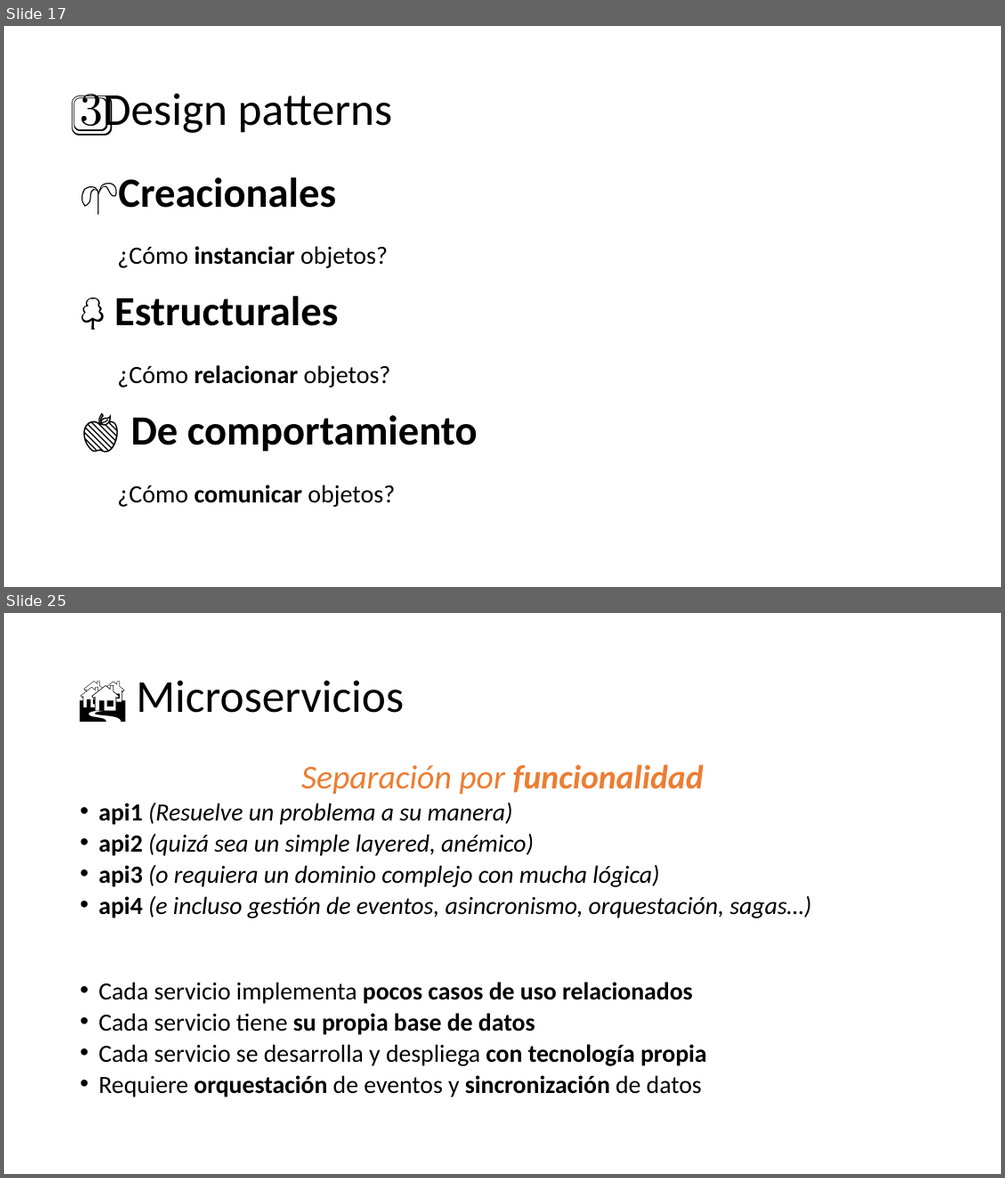
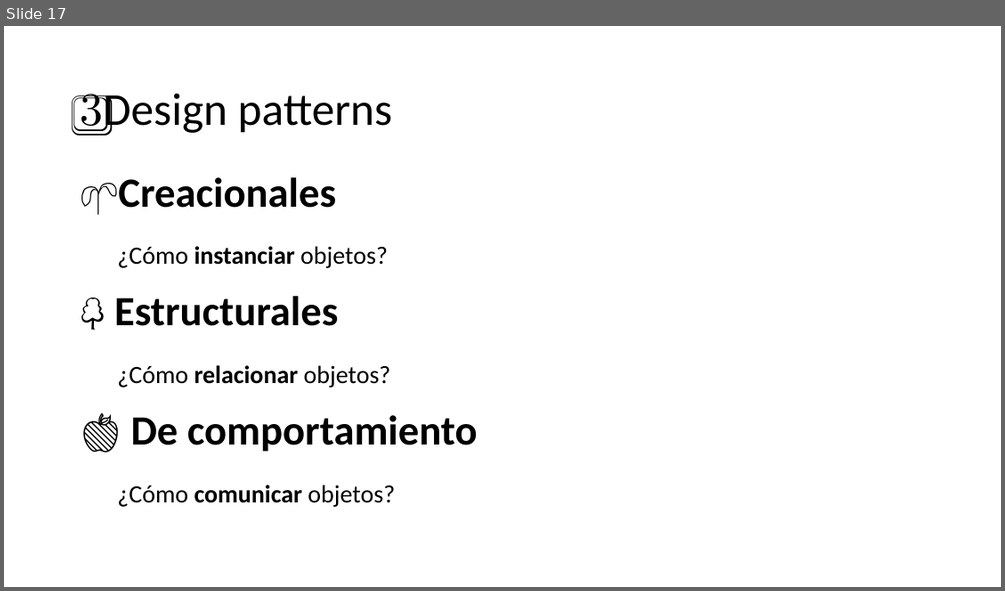
Before and after one commit to AlbertoBasalo/principles-and-patterns, a slide deck: docs/principles-and-practices.pptx. Shown one above the other, each under a label of ours: slides 17 and 25 before the commit, slide 17 after it; the slides between them are not shown. The pictures are 1005x1178 and 1005x591 pixels, drawn with LibreOffice and Linux fonts; fonts in the diff are those of the drawing. Boxes give left, top, right and bottom in pixels: in the first picture for what was removed or moved away, otherwise in the second. Text is boxed around its words. In the diff, an @@ line names an element or a change of style, - is before the commit and + after.

```diff
--- a/docs/principles-and-practices.pptx
+++ b/docs/principles-and-practices.pptx
@@ slide 25 removed at bbox=[4, 613, 1001, 1174], background #FFFFFF @@
@@ title removed at bbox=[136, 680, 404, 713] @@
-🏘️ Microservicios
@@ text removed at bbox=[98, 764, 811, 1097] @@
-Separación por funcionalidad
-• api1 (Resuelve un problema a su manera)
-• api2 (quizá sea un simple layered, anémico)
-• api3 (o requiera un dominio complejo con mucha lógica)
-• api4 (e incluso gestión de eventos, asincronismo, orquestación, sagas…)
-• Cada servicio implementa pocos casos de uso relacionados
-• Cada servicio tiene su propia base de datos
-• Cada servicio se desarrolla y despliega con tecnología propia
-• Requiere orquestación de eventos y sincronización de datos
```
Also in this commit, not shown: 4 slides changed, 4 other slides removed, 12 other files.
